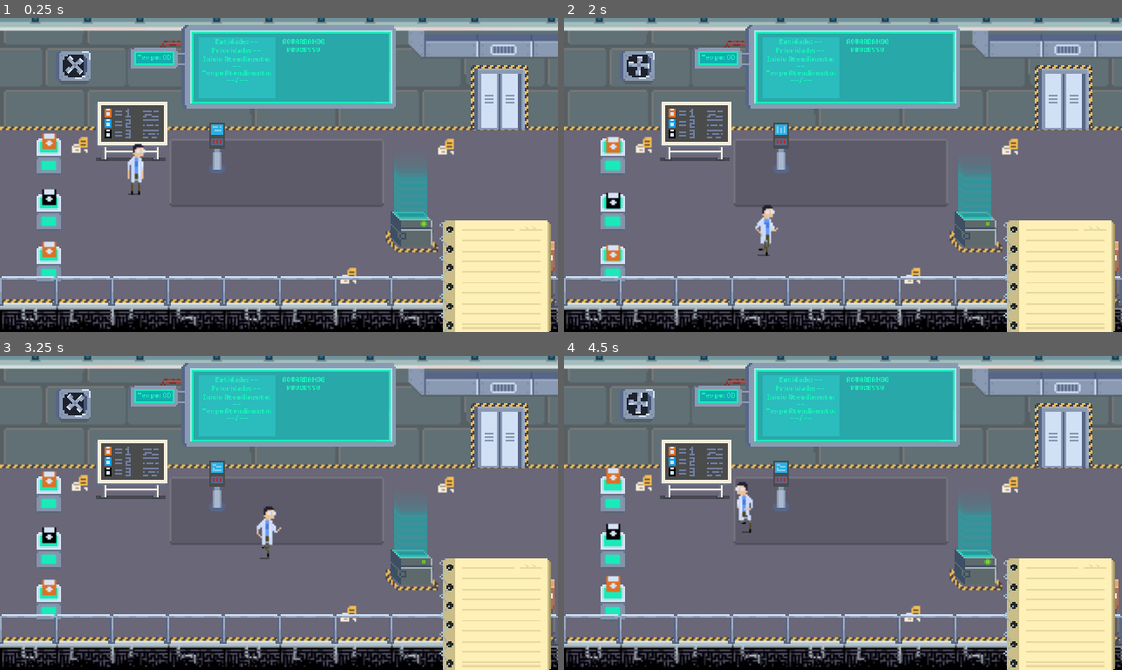
Above: before the commit, frames 1-4 (two rows, left to right).
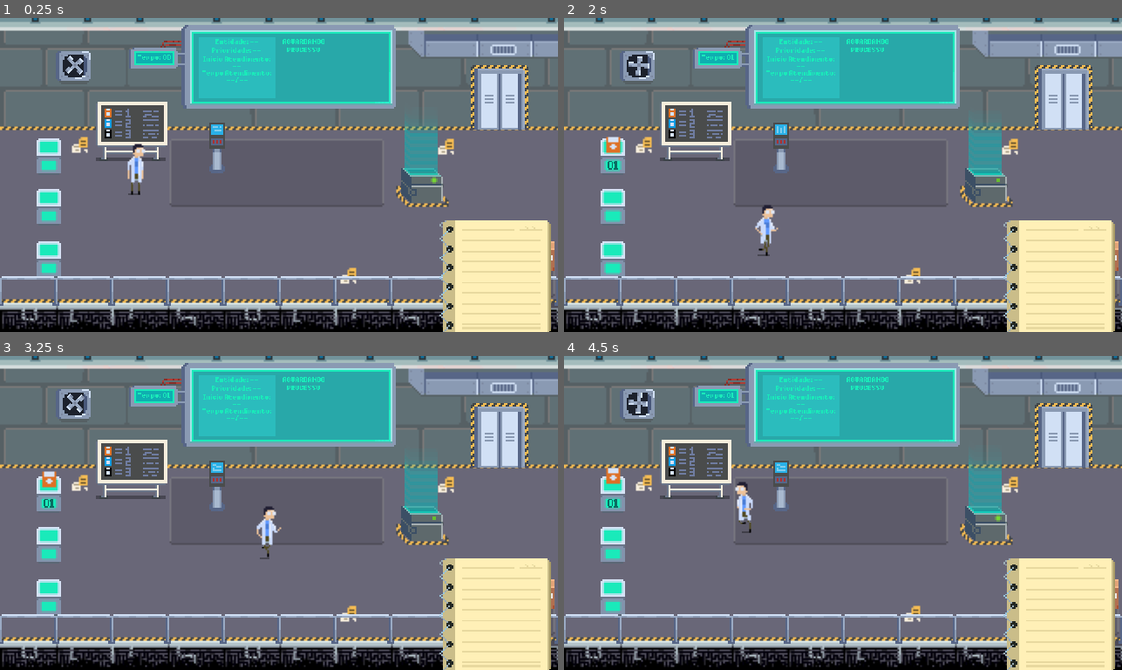
Above: after the commit, the same moments.

Repository: RohrGM/CPU-Quest
Game: Godot game, scene res://scene/Game.tscn
The game is run twice, just before and just after one commit, with the same random seed, the same clock (stepped at 60 frames per second) and the same inputs.
Inputs:
- Up to frame 1 (0.25 s): no input
- Up to frame 2 (2 s): hold D (move_right) 0.53-1.28 s; hold Space (interact) 0.53-1.28 s; hold S (move_down) from 1.28 s (still down); tap Space (interact) at 1.35 s
- Up to frame 3 (3.25 s): release S (move_down) at 2.03 s; hold D (move_right) 2.03-2.78 s; hold Space (interact) 2.03-2.78 s; hold W (move_up) from 2.78 s (still down); tap Space (interact) at 2.85 s
- Up to frame 4 (4.5 s): release W (move_up) at 3.53 s; hold Space (interact) 3.53-4.28 s; hold A (move_left) from 3.53 s (still down); tap Space (interact) at 4.35 s

The runs differ from the first frame. In frame 1, 3.3% of the frame differs, in the area x 6-81%, y 33-84%; in frame 2, 3.2%; in frame 3, 3.2%; in frame 4, 3.3%.

Commit message:
time generate cards

Diff:
--- a/packgescene/Pod.tscn
+++ b/packgescene/Pod.tscn
@@ -1,9 +1,10 @@
-[gd_scene load_steps=10 format=2]
+[gd_scene load_steps=11 format=2]
 
 [ext_resource path="res://assets/img/gameDeniro.png" type="Texture" id=1]
 [ext_resource path="res://packgescene/Card.tscn" type="PackedScene" id=2]
 [ext_resource path="res://script/packege/PodScene.gd" type="Script" id=3]
 [ext_resource path="res://script/shader/outline.gdshader" type="Shader" id=4]
+[ext_resource path="res://assets/font/TerminalFont.tres" type="DynamicFont" id=5]
 
 [sub_resource type="ShaderMaterial" id=11]
 resource_local_to_scene = true
@@ -69,6 +70,7 @@
 shape = SubResource( 6 )
 
 [node name="Area2D" type="Area2D" parent="."]
+visible = false
 position = Vector2( 0, 13 )
 collision_layer = 2
 collision_mask = 2
@@ -83,5 +85,15 @@
 anims/RESET = SubResource( 1 )
 anims/active = SubResource( 2 )
 
+[node name="InitLabel" type="Label" parent="."]
+margin_left = -3.0
+margin_top = 2.0
+margin_right = 8.0
+margin_bottom = 11.0
+rect_scale = Vector2( 0.6, 0.7 )
+custom_colors/font_color = Color( 0.0431373, 0.427451, 0.388235, 1 )
+custom_fonts/font = ExtResource( 5 )
+text = "01"
+
 [connection signal="body_entered" from="Area2D" to="." method="_on_Area2D_body_entered"]
 [connection signal="body_exited" from="Area2D" to="." method="_on_Area2D_body_exited"]
--- a/scene/Game.tscn
+++ b/scene/Game.tscn
@@ -49,10 +49,10 @@
 [node name="Objects" type="YSort" parent="."]
 
 [node name="Pod2" parent="Objects" instance=ExtResource( 2 )]
-position = Vector2( 28, 112 )
+position = Vector2( 28, 109 )
 
 [node name="Pod4" parent="Objects" instance=ExtResource( 2 )]
-position = Vector2( 28, 142 )
+position = Vector2( 28, 139 )
 
 [node name="Pod5" parent="Objects" instance=ExtResource( 2 )]
 position = Vector2( 28, 80 )
@@ -125,7 +125,7 @@
 position = Vector2( 124, 87 )
 
 [node name="End" parent="Objects" instance=ExtResource( 12 )]
-position = Vector2( 234, 122 )
+position = Vector2( 240, 97 )
 
 [node name="Camera2D" type="Camera2D" parent="."]
 position = Vector2( 160, 90 )
--- a/script/packege/End.gd
+++ b/script/packege/End.gd
@@ -3,16 +3,17 @@
 var _drop_message: String = "Finalizar"
 var _card: CardModel
 var _current_message: String
+var _scenario: Node2D
 
 func _ready():
-	pass # Replace with function body.
+	_scenario = find_parent("Scenario")
 
 ####### PUBLIC ###########################################################
 func interaction(player: KinematicBody2D) -> void:
 	player.send_card()
 
 func take_card(card: CardModel) -> void:
-	_card = card
+	_scenario.remove_card(card)
 
 func get_interaction_message() -> String:
 	return _current_message
--- a/script/packege/Game.gd
+++ b/script/packege/Game.gd
@@ -7,12 +7,18 @@
 var _controller: Node2D
 var _processing: bool
 var _timer: Timer
+var _cards_scene: Array
 
 ####### PUBLIC ###########################################################
 func set_processing(status: bool) -> void:
 	_processing = status
 	if _processing:
 		_timer.start()
+
+func remove_card(card: CardModel) -> void:
+	print(card)
+	_cards_scene.erase(card)
+	_check_cards()
 
 ####### PRIVATE ##########################################################
 func _ready() -> void:
@@ -23,15 +29,28 @@
 	_total_pods = 0
 	_time = 0
 	_processing = false
-	for pod in _pods:
-		pod.take_card(_generate_card())
-func _run_cycle() -> void:
-	pass
+	_cards_scene = []
+	_check_cards()
+
+func _check_cards() -> void:
+	if _cards_scene.size() == 0:
+		_timer.start()
+
+func _spaw_cards() -> void:
+	for pod in _pods :
+		if not pod.has_card() and _rng.randi_range(1, 7) == 1:
+			var card: CardModel = _generate_card()
+			_cards_scene.append(card)
+			pod.take_card(card)
+			return
+
 func _generate_card() -> CardModel:
 	_total_pods += 1
-	return CardModel.new(5, _rng.randi_range(1, 3), _total_pods, _rng.randi_range(1, 10))
+	return CardModel.new(_time, _rng.randi_range(1, 3), _total_pods, _rng.randi_range(3, 7))
+
 ####### SIGNALS ##########################################################
-
 func _on_Timer_timeout() -> void:
 	_time += 1
 	_controller.set_timer(_time)
+	_spaw_cards()
+	_check_cards()
--- a/script/packege/PodScene.gd
+++ b/script/packege/PodScene.gd
@@ -1,13 +1,14 @@
 extends StaticBody2D
 
 var _card: CardModel
+var _init_label: Label
 var _current_message: String
 var _take_message: String = "Pegar"
 var _drop_message: String = "Colocar"
 
 ####### PUBLIC ###########################################################
 func interaction(player: KinematicBody2D) -> void:
-	if _has_card():
+	if has_card():
 		_send_card(player)
 		return
 	player.send_card()
@@ -16,34 +17,40 @@
 	_card = card
 	$Card.visible = true
 	$Card.set_sprite(card.get_path_img())
+	_init_label.text = '%02d' % card.get_init()
 	_current_message = _take_message
 
 func get_interaction_message() -> String:
 	return _current_message
 
+func has_card() -> bool:
+	if _card == null:
+		return false
+	return true
+
 ####### PRIVATE ##########################################################
 func _ready():
+	_init_label = $InitLabel
 	_current_message = ''
+	$Card.visible = false
+	_card = null
+	_init_label.text = ''
 
 func _send_card(player: KinematicBody2D) -> void:
 	$Card.visible = false
 	_current_message = _drop_message
 	player.take_card(_card)
 	_card = null
-
-func _has_card() -> bool:
-	if _card == null:
-		return false
-	return true
+	_init_label.text = ''
 
 ####### SIGNALS ##########################################################
 func _on_Area2D_body_entered(_body: Node) -> void:
 	if _body.is_in_group("Player"):
-		if _body.has_card() and _has_card() or _body._has_finished_card():
+		if (_body.has_card() and has_card()) or _body._has_finished_card() or (not _body.has_card() and not has_card()):
 			_current_message = ''
 			return
 
-		_current_message = _drop_message if _body.has_card() and not _has_card() else _take_message
+		_current_message = _drop_message if _body.has_card() and not has_card() else _take_message
 		_body.set_interactable(self)
 		$Sprite.material.set("shader_param/line_thickness", 1)
 
Binary file changed: assets/img/background.png
